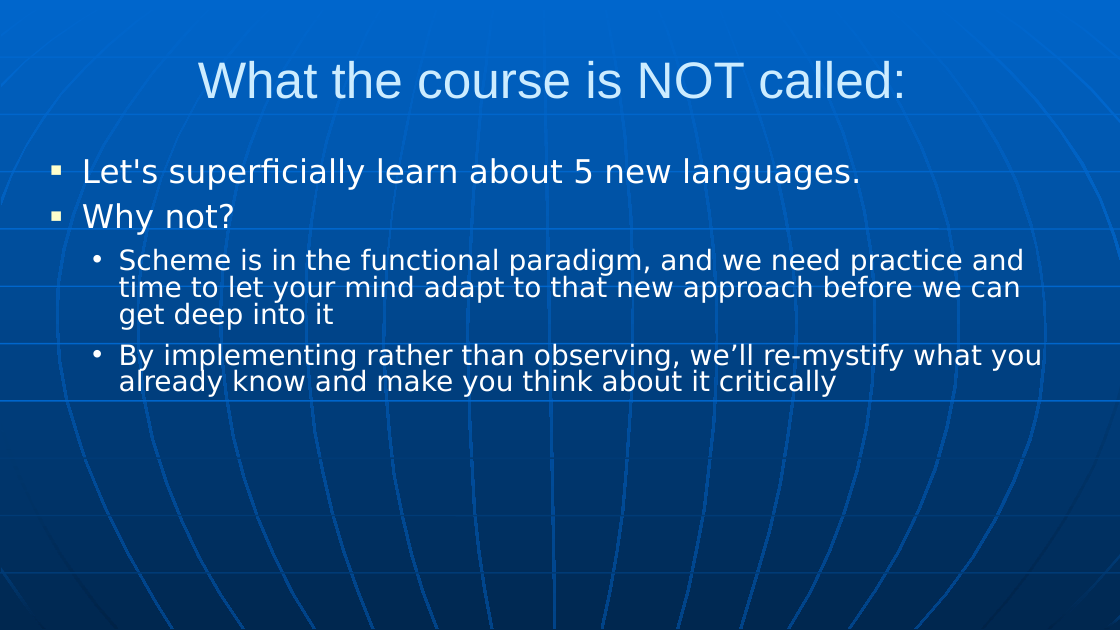
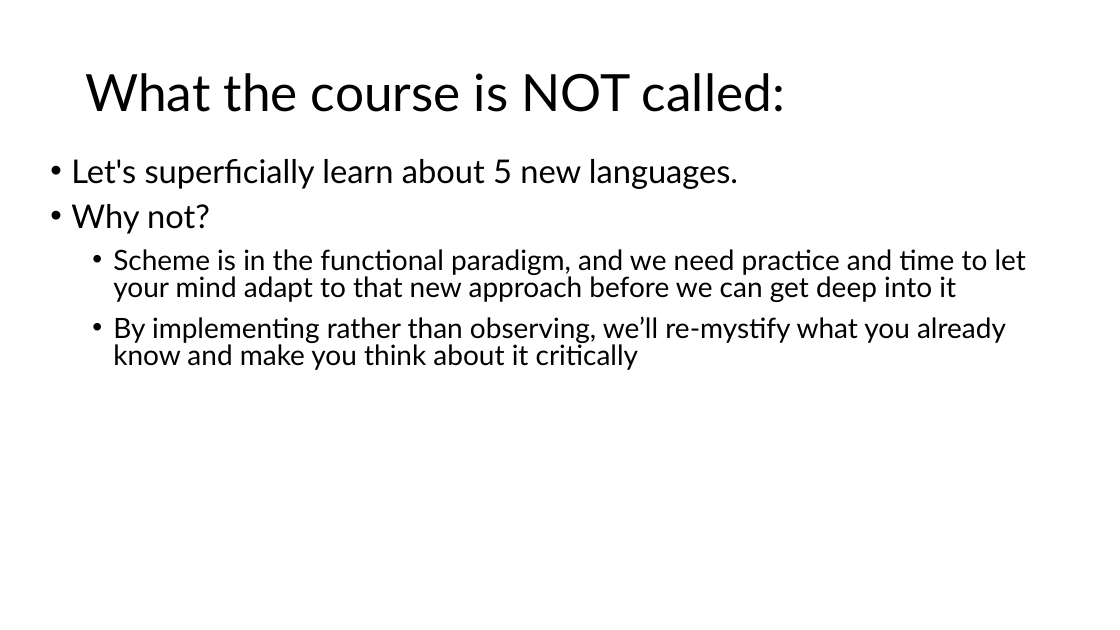
Before and after one commit to RHIT-CSSE/csse304, a slide deck: slide 8 of ClassMaterials/CourseIntro/CWA-intro.pptx (slide 5 before the commit). Drawn at 1120x630 pixels with LibreOffice and Linux fonts; fonts in the diff are those of the drawing. Boxes give left, top, right and bottom in pixels: in the first picture for what was removed or moved away, otherwise in the second. Text is boxed around its words. In the diff, an @@ line names an element or a change of style, - is before the commit and + after.

Commit message:
fixes for course intro

```diff
--- a/ClassMaterials/CourseIntro/CWA-intro.pptx
+++ b/ClassMaterials/CourseIntro/CWA-intro.pptx
@@ background gradient #0066CC to #004488 to #FFFFFF @@
@@ title "What the course is NOT ..." moved from (x1=198, y1=61, x2=906, y2=99) to (x1=85, y1=73, x2=785, y2=112) @@
@@ title "What the course is NOT ..." at (x1=85, y1=73, x2=785, y2=112): font Arial to Lato, text colour #CCECFF to #000000; alignment centre to left; line spacing 1 to 0.9 @@
@@ text "Let's superficially learn about 5 ..." at (x1=71, y1=159, x2=1026, y2=370): font DejaVu Sans to Lato, text colour #FFFFFF to #000000; bullet ■ to •; indent changed @@
@@ group removed at (x1=0, y1=0, x2=1120, y2=630): 24 freeform shapes, 10 lines @@
```
Also in this commit, not shown: 7 other slides changed, 6 slides removed, 2 other files.
